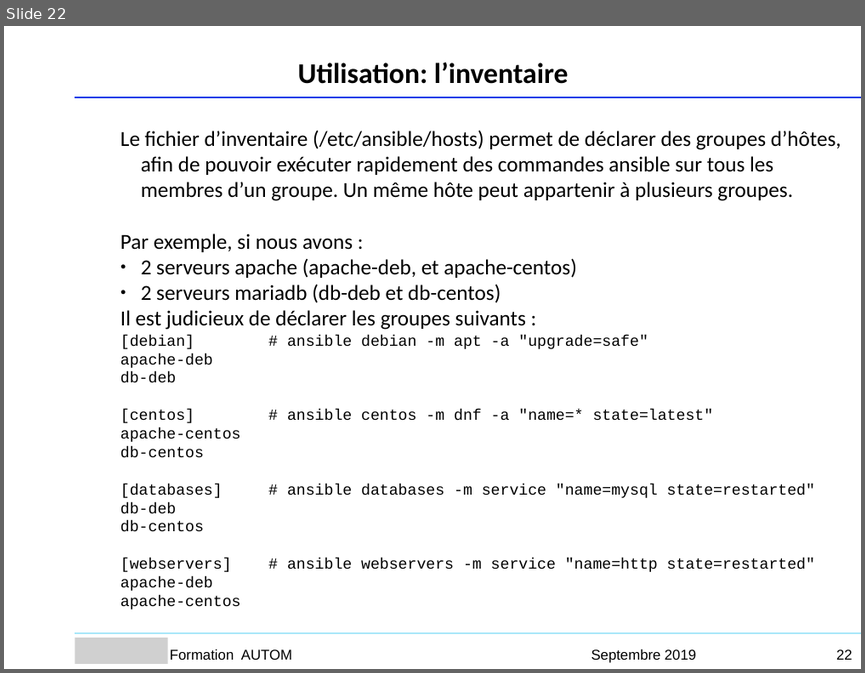
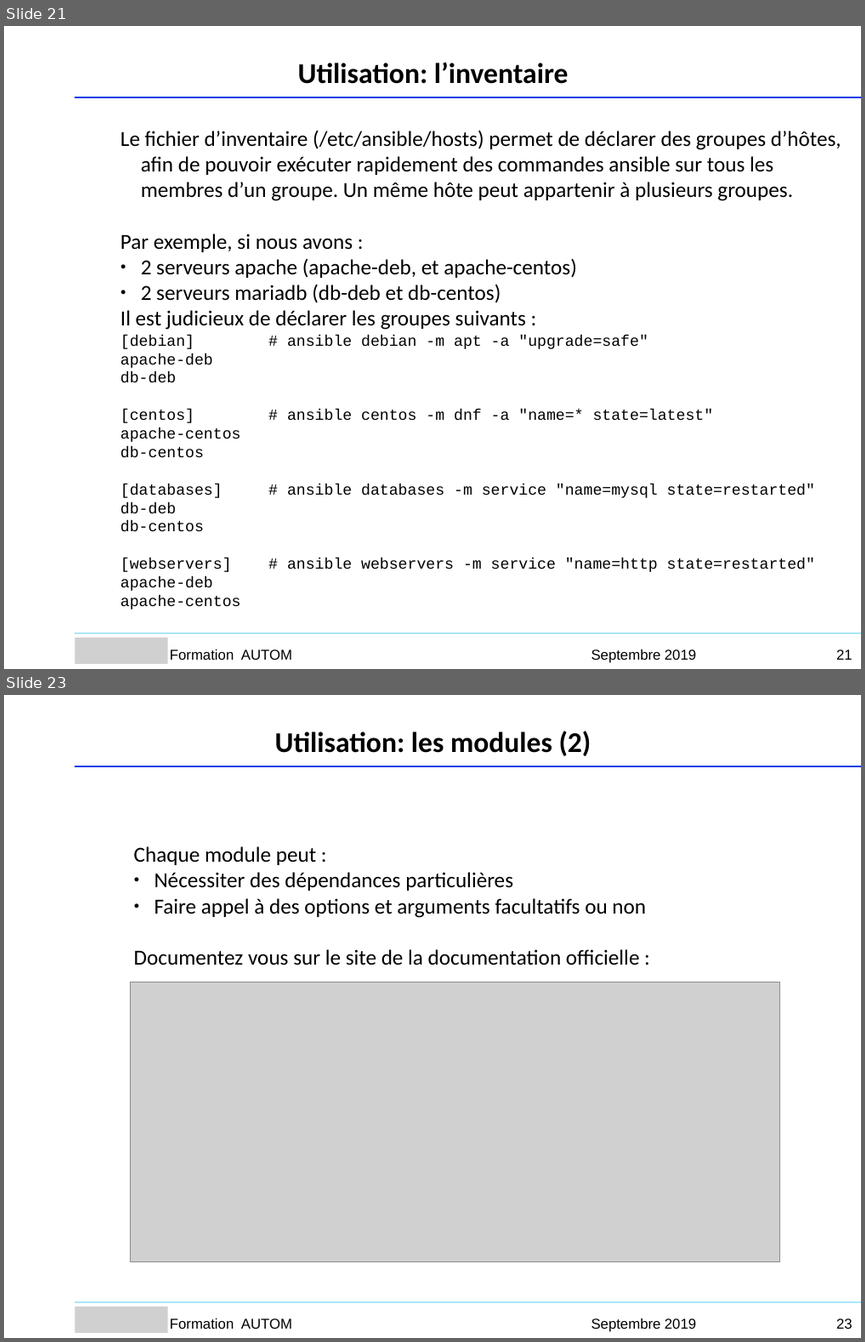
Before and after one commit to Sputnik93/cours_ansible, a slide deck: Ansible_support_cours_AGO.ppt. Shown one above the other, each under a label of ours: slide 22 before the commit, slides 21 and 23 after it; the slides between them are not shown. The pictures are 865x673 and 865x1342 pixels, drawn with LibreOffice and Linux fonts; fonts in the diff are those of the drawing; grey boxes stand for pictures; background and template pictures are left out. Boxes give left, top, right and bottom in pixels: in the first picture for what was removed or moved away, otherwise in the second. Text is boxed around its words. In the diff, an @@ line names an element or a change of style, - is before the commit and + after.

```diff
--- a/Ansible_support_cours_AGO.ppt
+++ b/Ansible_support_cours_AGO.ppt
@@ slide 23 added at (x1=4, y1=695, x2=861, y2=1338), background #FFFFFF @@
@@ text added at (x1=275, y1=731, x2=591, y2=756), 24 pt, text #000000, bold @@
+Utilisation: les modules (2)
@@ freeform shape added at (x1=75, y1=766, x2=861, y2=766), outline #053CE8 0.99 pt @@
@@ text added at (x1=134, y1=846, x2=646, y2=965), 18 pt, text #000000 @@
+Chaque module peut :
+● Nécessiter des dépendances particulières
+● Faire appel à des options et arguments facultatifs ou non
+Documentez vous sur le site de la documentation officielle :
@@ picture added at (x1=130, y1=982, x2=779, y2=1261) @@
@@ freeform shape added at (x1=75, y1=1302, x2=861, y2=1302), outline #AAE7F9 0.99 pt @@
@@ picture added at (x1=75, y1=1307, x2=169, y2=1333) @@
@@ text added at (x1=170, y1=1318, x2=292, y2=1328), 12 pt, text #000000 @@
+Formation AUTOM
@@ text added at (x1=591, y1=1318, x2=696, y2=1332), 12 pt, text #000000 @@
+Septembre 2019
@@ page number added at (x1=836, y1=1318, x2=852, y2=1328), 12 pt, text #000000 @@
+23
@@ what was slide 22 is now slide 21 @@
@@ page number at (x1=836, y1=649, x2=852, y2=659): text changed @@
-22
+21
```
Also in this commit, not shown: 7 other slides added, 5 slides removed, 1 other file.
